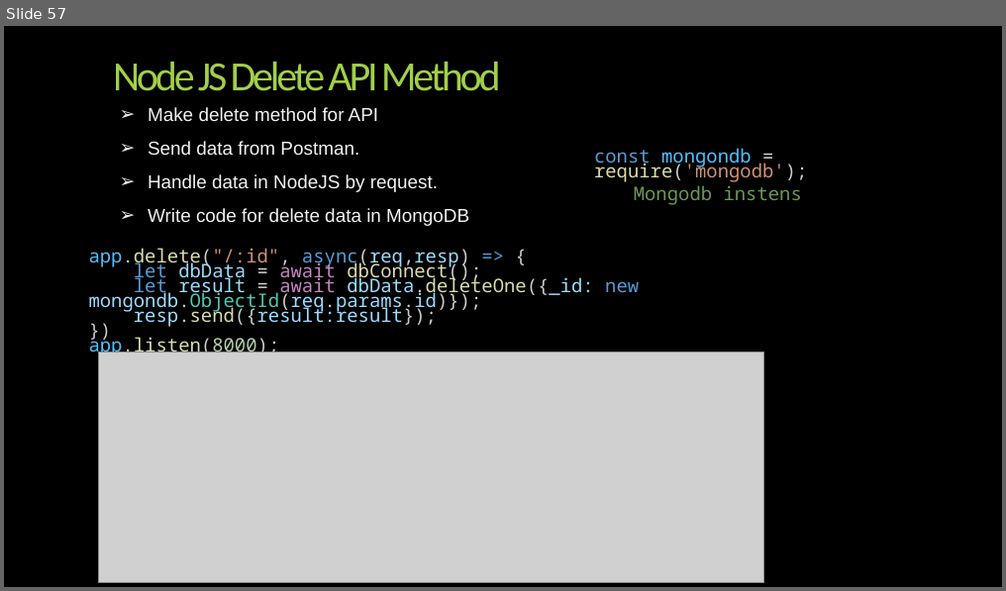
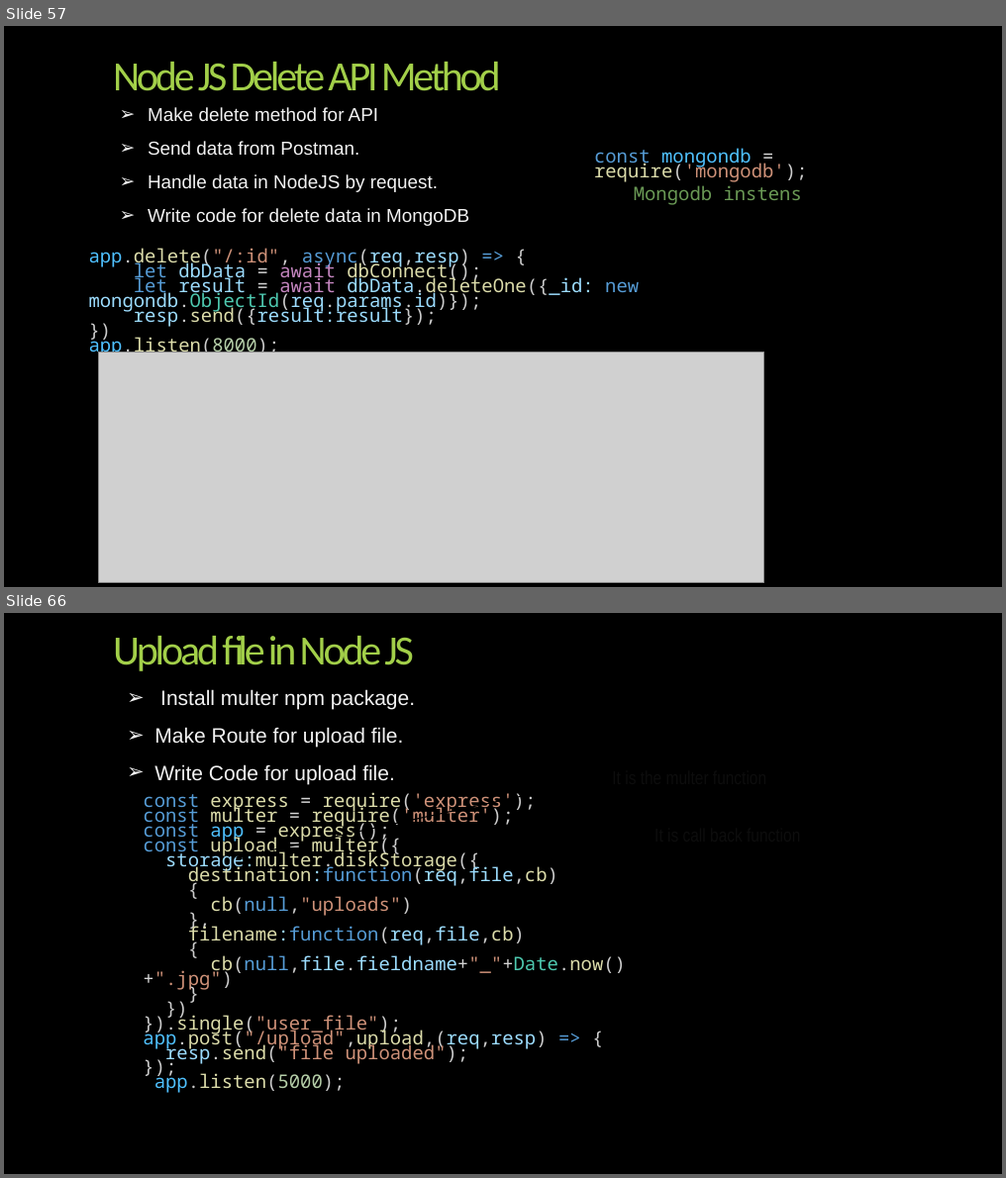
Before and after one commit to Alok2565/nodejs-tut2024, a slide deck: backup_code/NodeJS-full tutorila.pptx. Shown one above the other, each under a label of ours: slide 57 before the commit, slides 57 and 66 after it; the slides between them are not shown. The pictures are 1006x591 and 1006x1178 pixels, drawn with LibreOffice and Linux fonts; fonts in the diff are those of the drawing; grey boxes stand for pictures; background and template pictures are left out. Boxes give left, top, right and bottom in pixels: in the first picture for what was removed or moved away, otherwise in the second. Text is boxed around its words. In the diff, an @@ line names an element or a change of style, - is before the commit and + after.

```diff
--- a/backup_code/NodeJS-full tutorila.pptx
+++ b/backup_code/NodeJS-full tutorila.pptx
@@ slide 66 added at (x1=4, y1=613, x2=1002, y2=1174), background picture (left out) @@
@@ title added at (x1=113, y1=636, x2=414, y2=671), 40 pt, text #A2CF49 @@
+Upload file in Node JS
@@ text added at (x1=154, y1=689, x2=415, y2=784), 20 pt, text #F2F2F2 @@
+➢ Install multer npm package.
+➢ Make Route for upload file.
+➢ Write Code for upload file.
@@ arrow added from (605, 778) to (236, 858), #000000 1 pt @@
@@ text added at (x1=143, y1=792, x2=626, y2=1093), 18 pt, text #DCDCAA @@
+const express = require('express');
+const multer = require('multer');
+const app = express();
+const upload = multer({
+storage:multer.diskStorage({
+destination:function(req,file,cb)
+{
+cb(null,"uploads")
+},
+filename:function(req,file,cb)
+{
+cb(null,file.fieldname+"_"+Date.now()+".jpg")
+}
+})
+}).single("user_file");
+app.post("/upload",upload,(req,resp) => {
+resp.send("file uploaded");
+});
+app.listen(5000);
@@ text added at (x1=188, y1=804, x2=525, y2=947), 18 pt, text #0D0D0D @@
+It is the multer function
@@ arrow added from (653, 832) to (508, 866), #000000 1 pt @@
@@ text added at (x1=188, y1=863, x2=558, y2=887), 18 pt, text #0D0D0D @@
+It is call back function
```
Also in this commit, not shown: 1 slide changed, 16 other slides added, 5 other files.
